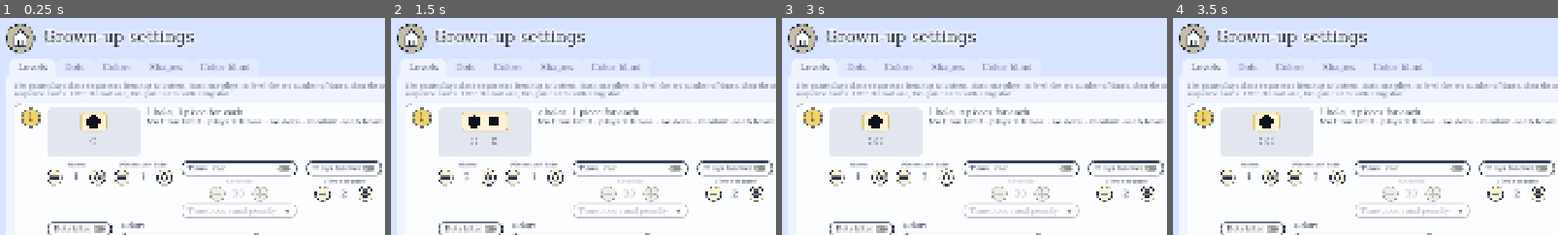
Above: before the commit, frames 1-4 (left to right).
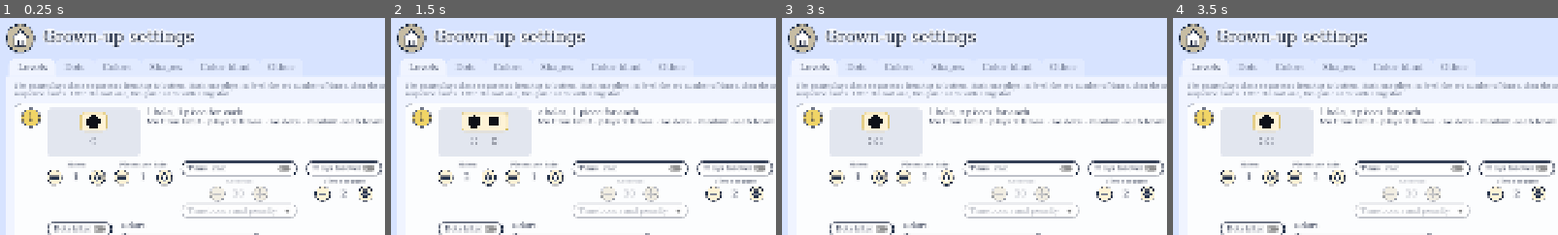
Above: after the commit, the same moments.

Repository: ooooonnnnn/Colorblind-Shape-Match
Game: Godot game, scene res://config.tscn
The game is run twice, just before and just after one commit, with the same random seed, the same clock (stepped at 60 frames per second) and the same inputs. This scene is started directly instead of the project's main scene.
Inputs (mouse positions are % of the whole screen's width and height, from its top left):
- Up to frame 1 (0.25 s): no input
- Up to frame 2 (1.5 s): click "Save changes" at 0.5 s; click (13, 37) at 1.27 s
- Up to frame 3 (3 s): click (7, 37) at 2.02 s; click (21, 37) at 2.77 s
- Up to frame 4 (3.5 s): no input
The pictures show only the part of the screen within x 0-50%, y 0-50%; the shares and areas given below are measured in that part.

The runs differ from the first frame. In frame 1, less than 0.1% of the frame differs, in the area x 69-77%, y 20-25%; in frame 2, less than 0.1%; in frame 3, less than 0.1%; in frame 4, less than 0.1%.

Commit message:
Optional dragging, an Other config tab, and friendlier selecting
- play.json (PlaySettings) holds whether pieces can be dragged; the new
  Other tab on the config page has the switch. Without it, pieces move by
  tapping a piece, then its hole.
- Pieces and holes take taps in their whole bounding circle, outline
  included, plus a margin, not just their square box.
- A piece is selected the moment it is pressed, not on release, and a
  press must move 14 px, not 6, before it becomes a drag.

Co-Authored-By: Claude Opus 5.5 <noreply@anthropic.com>

Diff:
--- a/config.tscn
+++ b/config.tscn
@@ -224,6 +224,18 @@
 size_flags_horizontal = 3
 theme_override_constants/separation = 12
 
+[node name="Other" type="ScrollContainer" parent="Margin/Page/Columns/Tabs"]
+visible = false
+layout_mode = 2
+horizontal_scroll_mode = 0
+metadata/_tab_index = 5
+
+[node name="OtherPage" type="VBoxContainer" parent="Margin/Page/Columns/Tabs/Other"]
+unique_name_in_owner = true
+layout_mode = 2
+size_flags_horizontal = 3
+theme_override_constants/separation = 12
+
 [node name="PreviewColumn" type="VBoxContainer" parent="Margin/Page/Columns"]
 layout_mode = 2
 size_flags_horizontal = 3
--- /dev/null
+++ b/play.json
@@ -0,0 +1,3 @@
+{
+	"drag": true
+}
--- a/scripts/config.gd
+++ b/scripts/config.gd
@@ -28,6 +28,7 @@
 @onready var colors_page: VBoxContainer = %ColorsPage
 @onready var shapes_page: VBoxContainer = %ShapesPage
 @onready var vision_page: VBoxContainer = %VisionPage
+@onready var other_page: VBoxContainer = %OtherPage
 @onready var back: ToyButton = %Back
 @onready var save: Button = %Save
 @onready var saved_note: Label = %SavedNote
@@ -71,6 +72,8 @@
 	preview.resized.connect(_layout_preview)
 	_build_colors_page()
 	_build_vision_page()
+	PlaySettings.load_settings()
+	_build_other_page()
 	back.activated.connect(func():
 		ColorVision.load_settings()  # leave unsaved changes behind
 		await get_tree().create_timer(0.15).timeout  # let the button's pop play
@@ -711,6 +714,16 @@
 	_severity_slider.editable = on
 
 
+# ---------- Other ----------
+
+func _build_other_page() -> void:
+	var card := _card(other_page, "Moving pieces",
+			"Pieces can always be moved by tapping one, then its hole. Dragging lets them be carried there too; turn it off for players who find dragging hard, so every move is two taps.")
+	var drag := _switch("Drag pieces", PlaySettings.drag)
+	drag.toggled.connect(func(on): PlaySettings.drag = on)  # the game reads the saved file, so unsaved changes stay here
+	card.add_child(drag)
+
+
 # ---------- Preview ----------
 
 ## Holes in a row inside the tray, with their pieces in a row below.
@@ -738,7 +751,7 @@
 
 func _save() -> void:
 	var failed := false
-	for result in [LevelConfig.save_levels(_levels()), dots.save_config(), dots.save_noise(), ColorGroups.save_settings(_groups), ShapeView.save_size(), ColorVision.save_settings()]:
+	for result in [LevelConfig.save_levels(_levels()), dots.save_config(), dots.save_noise(), ColorGroups.save_settings(_groups), ShapeView.save_size(), ColorVision.save_settings(), PlaySettings.save_settings()]:
 		if result != OK:
 			failed = true
 			push_error("Could not save config: %s" % error_string(result))
--- a/scripts/main.gd
+++ b/scripts/main.gd
@@ -4,7 +4,7 @@
 const ColorGroups := preload("res://scripts/color_groups.gd")
 const Stats := preload("res://scripts/stats.gd")
 const MIN_LOOK_MS := 10000   # how long a level must have been up before leaving it counts its pieces as missed
-const DRAG_THRESHOLD := 6.0  # px of movement before a press counts as a drag
+const DRAG_THRESHOLD := 14.0  # px of movement before a press counts as a drag, so a shaky tap stays a tap
 const GLIDE_RATE := 14.0     # how fast a dragged piece catches up with the finger, per second; lower trails more
 const LEAN_MAX := 12.0       # degrees a dragged piece leans into its motion at most
 const LEAN_SPEED := 1200.0   # px/s of sideways motion that gives the full lean
@@ -64,6 +64,7 @@
 
 func _ready() -> void:
 	levels = LevelConfig.load_levels()
+	PlaySettings.load_settings()
 	color_groups = ColorGroups.load_settings()
 	ShapeView.load_size()
 	dots.colors_changed.connect(_recolor_pieces)
@@ -528,7 +529,16 @@
 			if not (p.placed or transitioning or drag):
 				_press_feedback(p)
 				_spot(p)
-				drag = {"p": p, "start": event.global_position, "origin": p.norm_pos, "moved": false}
+				# Selected the moment it is pressed, not on release, so it answers at once;
+				# pressing the selected piece again lets go of it on release, or at once
+				# without dragging.
+				var was_selected := selected == p
+				select(p)
+				if PlaySettings.drag:
+					drag = {"p": p, "start": event.global_position, "origin": p.norm_pos, "moved": false, "was_selected": was_selected}
+				elif was_selected:
+					deselect()
+					_resume_search()
 		elif drag and drag.p == p:
 			_end_drag()
 	elif event is InputEventMouseMotion and drag and drag.p == p:
@@ -550,9 +560,12 @@
 	var moved: bool = drag.moved
 	# Where the finger let go, which the gliding piece may not have reached yet.
 	var drop: Vector2 = drag.get("target", p.norm_pos)
+	var was_selected: bool = drag.was_selected
 	drag = {}
 	if not moved:
-		tap_piece(p)
+		if was_selected:
+			deselect()
+			_resume_search()
 		return
 
 	p.dragging = false
--- /dev/null
+++ b/scripts/play_settings.gd
@@ -0,0 +1,23 @@
+class_name PlaySettings
+## How pieces are moved, kept in PATH. Pieces can always be tapped, then their
+## hole; drag also lets them be carried there.
+
+const PATH := "res://play.json"
+
+static var drag := true
+
+
+static func load_settings() -> void:
+	var data = JSON.parse_string(FileAccess.get_file_as_string(SettingsFile.read_path(PATH)))
+	if not data is Dictionary:
+		push_error("Bad or missing play settings in %s" % PATH)
+		return
+	drag = bool(data.get("drag", drag))
+
+
+static func save_settings() -> Error:
+	var file := FileAccess.open(SettingsFile.write_path(PATH), FileAccess.WRITE)
+	if file == null:
+		return FileAccess.get_open_error()
+	file.store_string(JSON.stringify({"drag": drag}, "\t", false) + "\n")
+	return OK
--- a/scripts/shape_view.gd
+++ b/scripts/shape_view.gd
@@ -8,6 +8,7 @@
 const PIECE_FILL := Color("f1ede2")
 const HOLE_FILL := Color("0e1118")
 const ACCENT := Color.WHITE
+const TOUCH_SLOP := 0.12  # how far past its outline a tap still lands, as a fraction of the side
 
 static var side_fraction := 0.2  # width as a fraction of the board's shorter side
 ## Width of a piece's outline, as a percentage of its side. Pieces are drawn
@@ -124,6 +125,12 @@
 			data[key] = int(data[key])  # keep whole numbers free of a trailing .0
 	file.store_string(JSON.stringify(data, "\t", false) + "\n")
 	return OK
+
+
+## Taps land anywhere in the bounding circle, outline included, and a little
+## past it, so a slightly-off tap still counts, even outside the square box.
+func _has_point(point: Vector2) -> bool:
+	return point.distance_to(size / 2) <= size.x * (radius + outline_percent / 200 + TOUCH_SLOP)
 
 
 ## Side length in pixels of a piece or hole on a board of this size.
Not shown, added: scripts/play_settings.gd.uid
